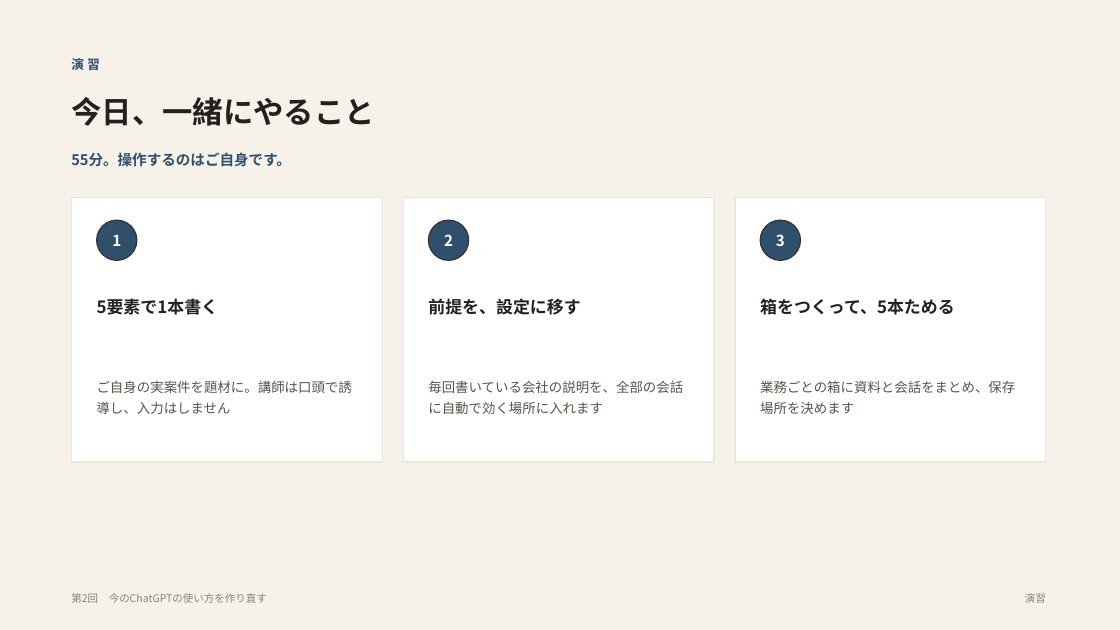
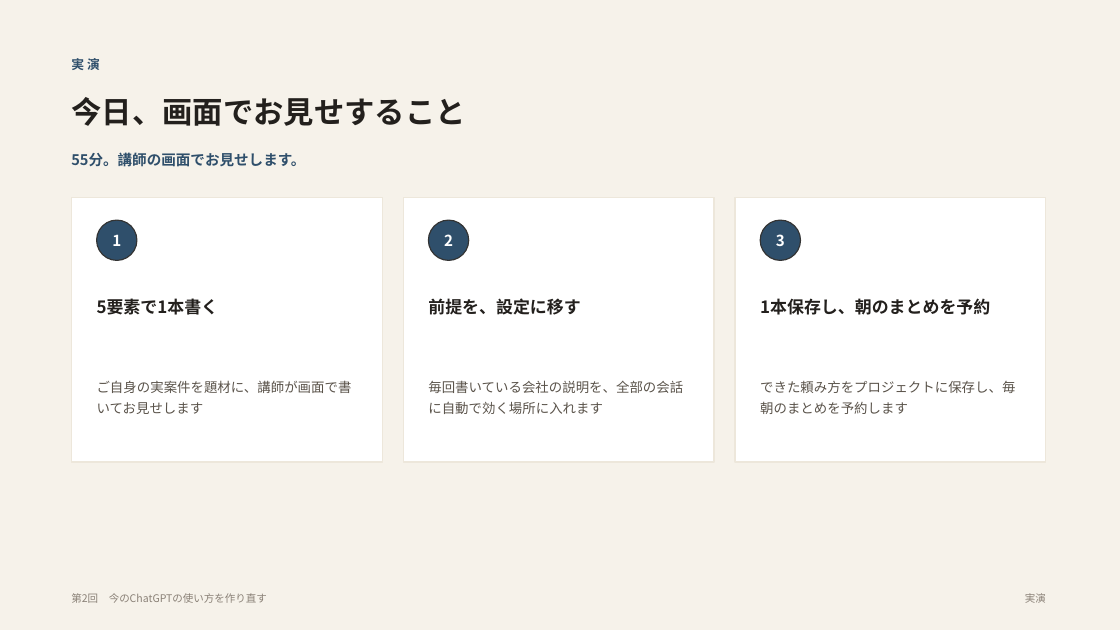
Before and after one commit to yusuke-aoki-bit/founders-ai-program, a slide deck: slide 11 of slides/pptx/第02回_今のChatGPTの使い方を作り直す.pptx. Drawn at 1120x630 pixels with LibreOffice and Linux fonts; fonts in the diff are those of the drawing. Boxes give left, top, right and bottom in pixels: in the first picture for what was removed or moved away, otherwise in the second. Text is boxed around its words. In the diff, an @@ line names an element or a change of style, - is before the commit and + after.

```diff
--- a/slides/pptx/第02回_今のChatGPTの使い方を作り直す.pptx
+++ b/slides/pptx/第02回_今のChatGPTの使い方を作り直す.pptx
@@ text at (x1=71, y1=58, x2=100, y2=70): text changed @@
-演習
+実演
@@ text at (x1=71, y1=97, x2=465, y2=126): text changed @@
-今日、一緒にやること
+今日、画面でお見せすること
@@ text at (x1=71, y1=152, x2=305, y2=167): text changed @@
-55分。操作するのはご自身です。
+55分。講師の画面でお見せします。
@@ text at (x1=760, y1=298, x2=990, y2=315): text changed @@
-箱をつくって、5本ためる
+1本保存し、朝のまとめを予約
@@ text at (x1=97, y1=380, x2=352, y2=414): text changed @@
-ご自身の実案件を題材に。講師は口頭で誘導し、入力はしません
+ご自身の実案件を題材に、講師が画面で書いてお見せします
@@ text at (x1=760, y1=381, x2=1015, y2=414): text changed @@
-業務ごとの箱に資料と会話をまとめ、保存場所を決めます
+できた頼み方をプロジェクトに保存し、毎朝のまとめを予約します
@@ text at (x1=1025, y1=593, x2=1046, y2=603): text changed @@
-演習
+実演
```
Also in this commit, not shown: 9 other slides changed, 10 other files.
